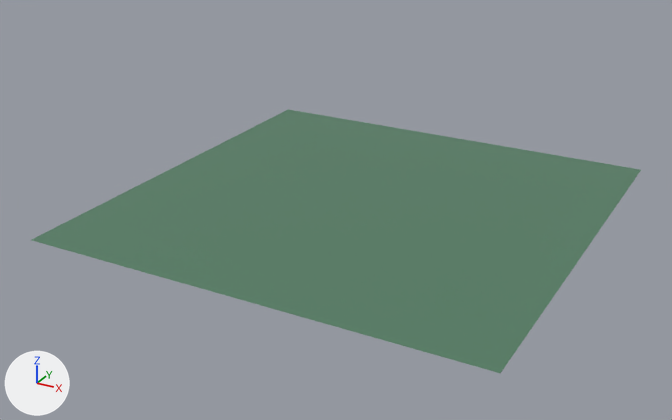
What one commit did to the Blender file MODELING/blender/tree.blend.
Camera for both pictures: a 50 mm camera at (20.5, -40.0, 19.3) aimed at (-0.2, -2.5, 0.5). The lights are fixed; the arrows at lower left show +X, +Y and +Z.
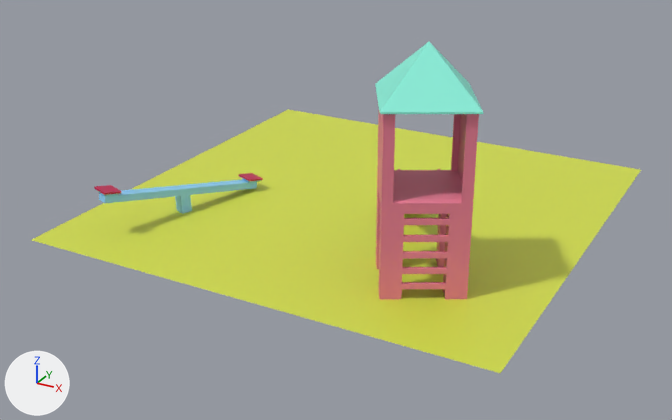
Diff of the bpy script that builds the scene:
```diff
--- a/MODELING/blender/tree.blend.py
+++ b/MODELING/blender/tree.blend.py
@@ mat_material_004 @@
+mat_material_004 = principled_material('Material.004')
+mat_material_004.texture = img_palette_png
@@ mat_material_001 @@
+mat_material_001 = principled_material('Material.001')
+mat_material_001.texture = img_palette_png
@@ me_plane @@
 me_plane.from_pydata(...)  # 4 vertices, 1 face; spans x -1.0..1.0, y -1.0..1.0, z 0.0
 # used by ob_plane; location = (0.03, 0.03, 0.05); scale = (11.8, 11.8, 11.8)
+# me_plane part 1: texture (UV) coordinates of 1 of 1 face, centred in x 0.0, y 0.0, z 0.0, changed; they spanned u 0.54..0.54, v 0.87..0.87 and now span u 0.32..0.32, v 0.42..0.42
 me_plane.materials.append(mat_material_003)
@@ me_cube_002 @@
+me_cube_002.from_pydata(...)  # 273 vertices, 233 faces; spans x -3.63..0.29, y -6.56..2.63, z -0.98..1.49
+me_cube_002.materials.append(mat_material_004)  # picture img_palette_png
@@ me_cube @@
+me_cube.from_pydata(...)  # 852 vertices, 814 faces; spans x -3.85..0.24, y -3.49..2.15, z -2.12..3.64
+me_cube.materials.append(mat_material_001)  # picture img_palette_png
@@ ob_cube_002 @@
+ob_cube_002 = bpy.data.objects.new('Cube.002', me_cube_002)
+ob_cube_002.location = (-5.75, -3.37, 1.03)
@@ ob_cube_001 @@
+ob_cube_001 = bpy.data.objects.new('Cube.001', me_cube)
+ob_cube_001.location = (8.44, -2.69, 3.91)
+ob_cube_001.scale = (1.84, 1.84, 1.84)
```

Location of each change, (x1, y1, x2, y2) in pixels of the pictures (672 x 420 px):
'Cube.001', added
    after: (375, 42, 484, 299)
'Cube.002', added
    after: (94, 173, 263, 214)
part 1 of me_plane, surface changed (green to yellow)
    both: (32, 109, 641, 373)
